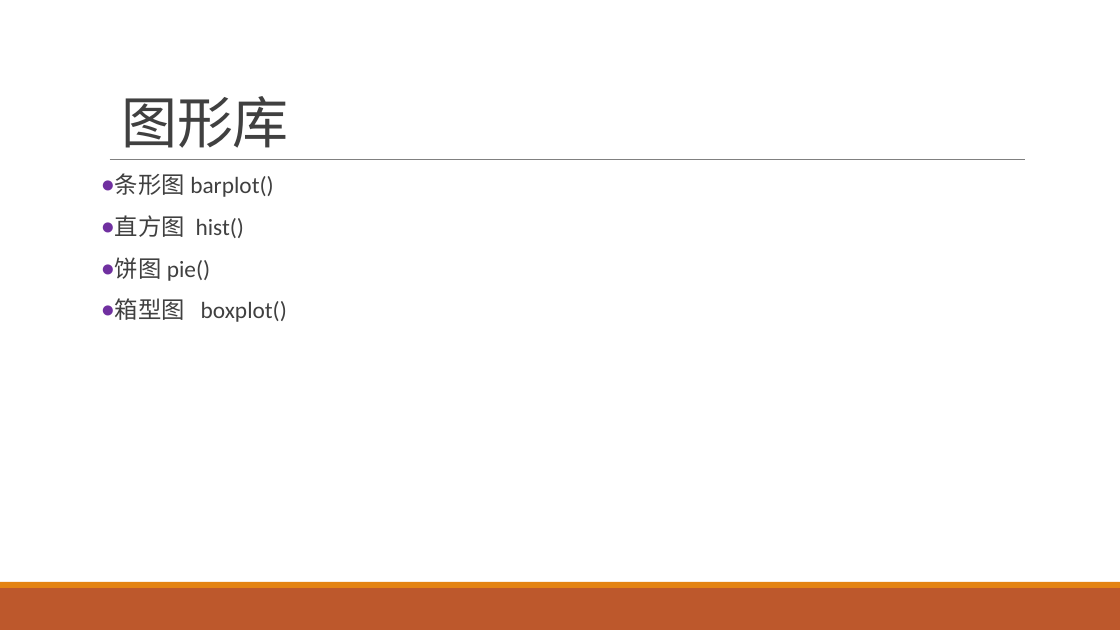
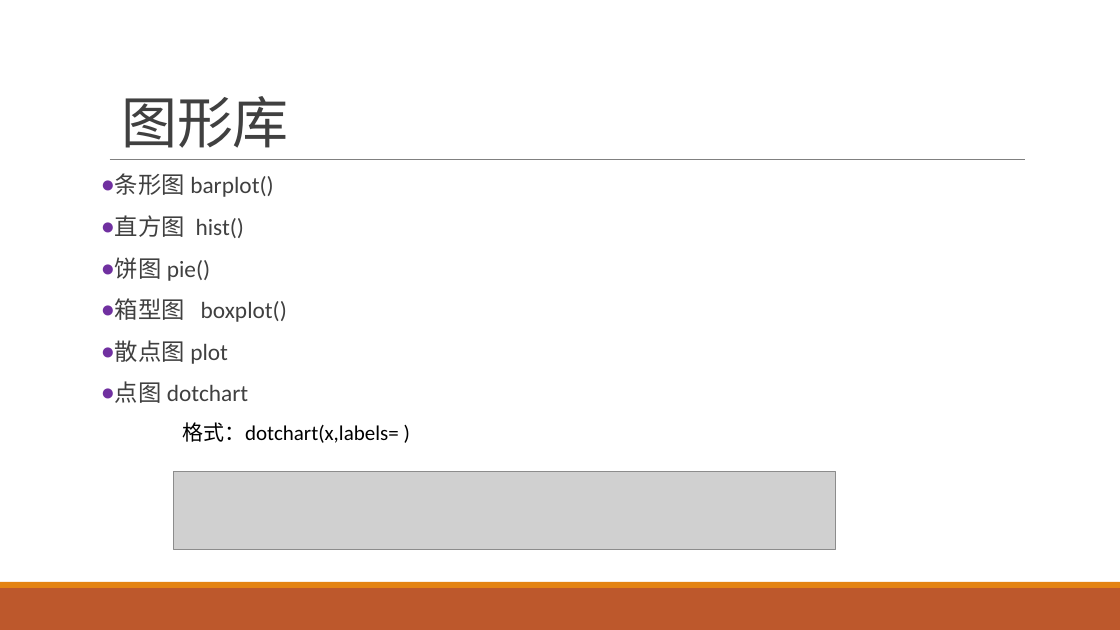
Before and after one commit to exoplanetX/DataAnalytics, a slide deck: slide 15 of 实验-5-数据可视化.pptx (slide 16 before the commit). Drawn at 1120x630 pixels with LibreOffice and Linux fonts; fonts in the diff are those of the drawing; grey boxes stand for pictures. Boxes give left, top, right and bottom in pixels: in the first picture for what was removed or moved away, otherwise in the second. Text is boxed around its words. In the diff, an @@ line names an element or a change of style, - is before the commit and + after.

```diff
--- a/实验-5-数据可视化.pptx
+++ b/实验-5-数据可视化.pptx
@@ text at (115,340,248,403): paragraphs added @@
+● 散点图 plot
+● 点图 dotchart
@@ text added at (182,422,399,443), 18 pt, text #000000 @@
+格式：dotchart(x,labels= )
@@ picture added at (174,471,836,549) @@
```
Also in this commit, not shown: 1 other slide changed, 1 slide removed, 1 other file.
